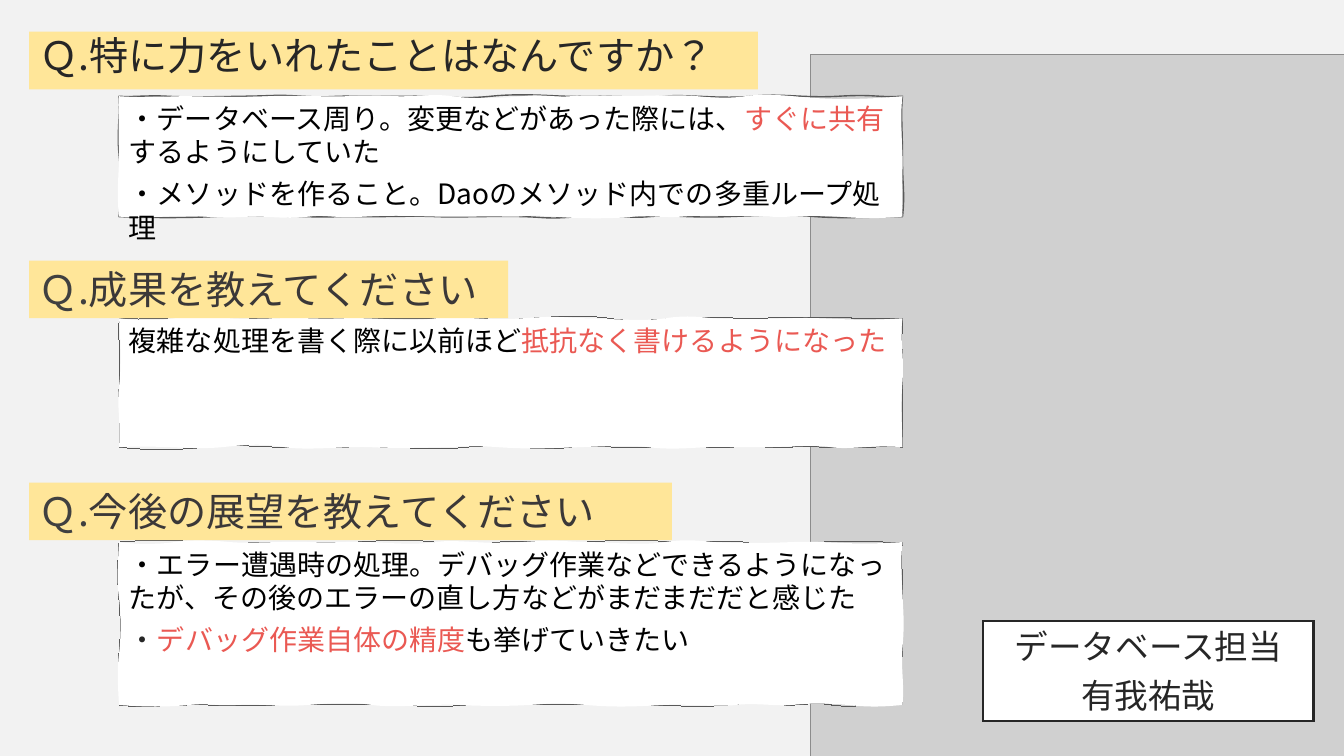
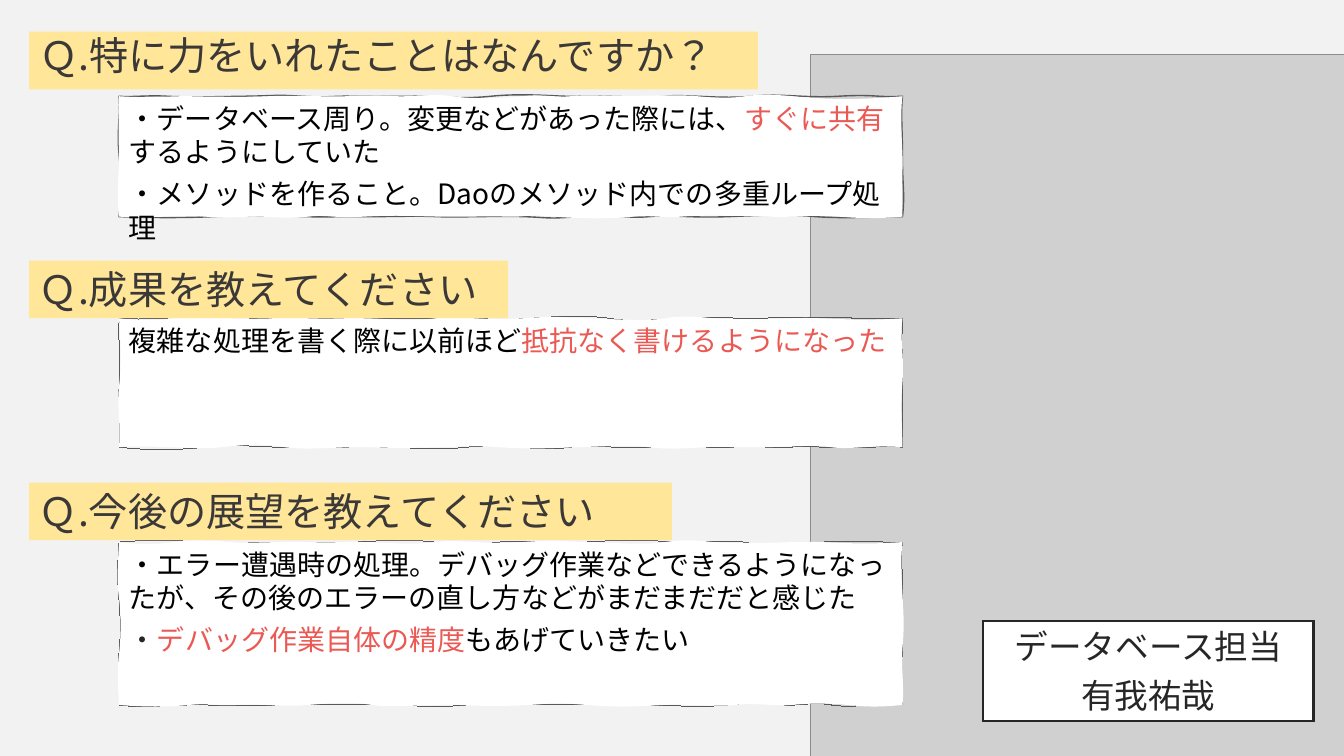
Before and after one commit to DOJO-2021/C-2, a slide deck: slide 17 of documents/SkyNHプレゼンテーションひな形4.pptx. Drawn at 1344x756 pixels with LibreOffice and Linux fonts; fonts in the diff are those of the drawing; grey boxes stand for pictures. Boxes give left, top, right and bottom in pixels: in the first picture for what was removed or moved away, otherwise in the second. Text is boxed around its words. In the diff, an @@ line names an element or a change of style, - is before the commit and + after.

```diff
--- a/documents/SkyNHプレゼンテーションひな形4.pptx
+++ b/documents/SkyNHプレゼンテーションひな形4.pptx
@@ rectangle "Ｑ.特に力をいれたことはなんですか？" at [29,31,758,89]: text colour #262626 to #3B3838 @@
@@ text in freeform shape at [129,626,690,653]: text changed @@
-・デバッグ作業自体の精度も挙げていきたい
+・デバッグ作業自体の精度もあげていきたい
```
Also in this commit, not shown: 5 other slides changed, 4 other files.
